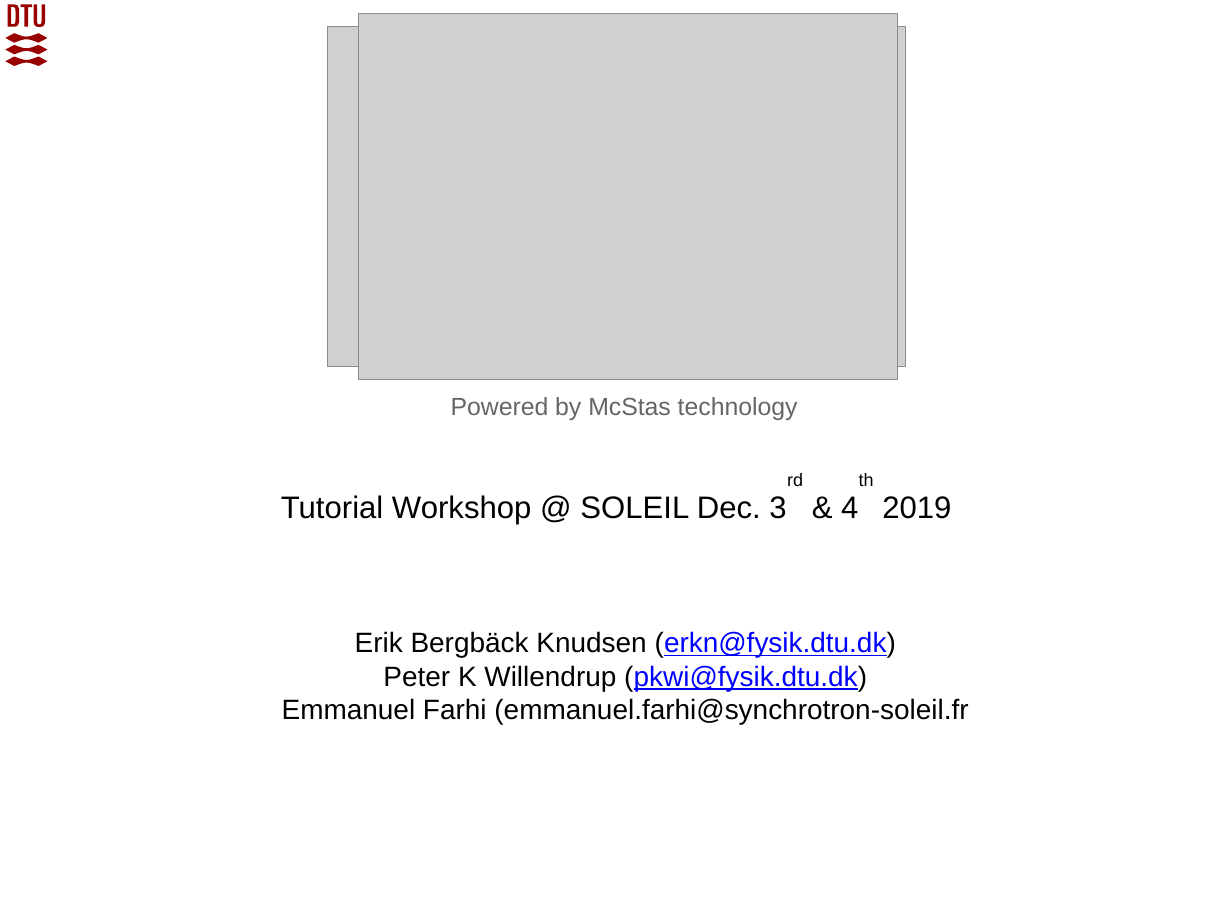
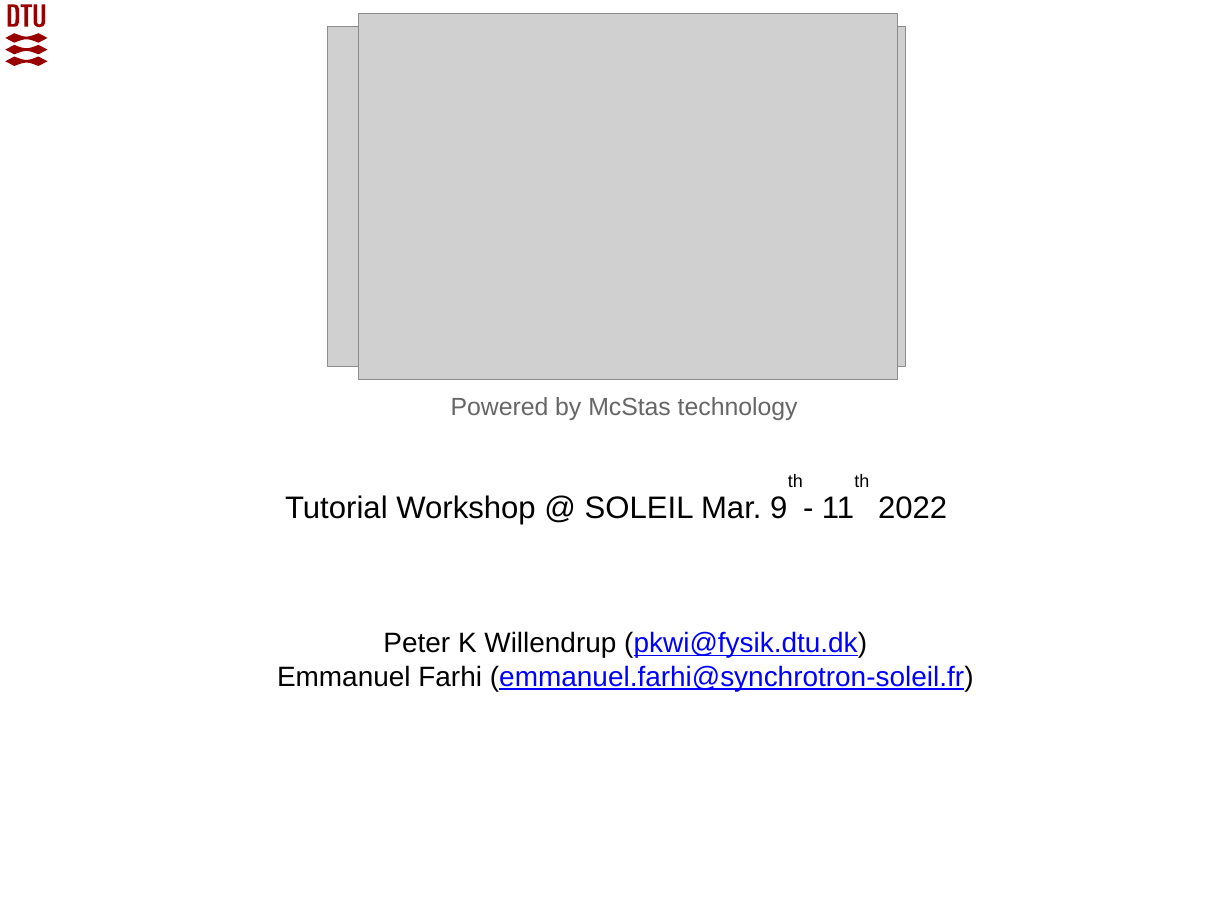
Before and after one commit to McStasMcXtrace/Schools, a slide deck: slide 1 of SOLEIL_March_2022/Day1_Wednesday_March_9th/1_Introduction/McXtrace_1st_intro.pptx. Drawn at 1232x924 pixels with LibreOffice and Linux fonts; fonts in the diff are those of the drawing; grey boxes stand for pictures; background and template pictures are left out. Boxes give left, top, right and bottom in pixels: in the first picture for what was removed or moved away, otherwise in the second. Text is boxed around its words. In the diff, an @@ line names an element or a change of style, - is before the commit and + after.

Commit message:
Updated .key -> .ppt / .pdf

```diff
--- a/SOLEIL_March_2022/Day1_Wednesday_March_9th/1_Introduction/McXtrace_1st_intro.pptx
+++ b/SOLEIL_March_2022/Day1_Wednesday_March_9th/1_Introduction/McXtrace_1st_intro.pptx
@@ text at [285, 495, 947, 524]: text changed @@
-Tutorial Workshop @ SOLEIL Dec. 3rd & 4th 2019
+Tutorial Workshop @ SOLEIL Mar. 9th- 11th 2022
@@ text at [355, 631, 896, 657]: paragraph removed @@
-Erik Bergbäck Knudsen (erkn@fysik.dtu.dk)
@@ text at [277, 665, 974, 691]: text changed; text colour #000000 to #0000FF @@
-Emmanuel Farhi (emmanuel.farhi@synchrotron-soleil.fr
+Emmanuel Farhi (emmanuel.farhi@synchrotron-soleil.fr)
```
Also in this commit, not shown: 2 slides added, 2 slides removed, 1 other file.
